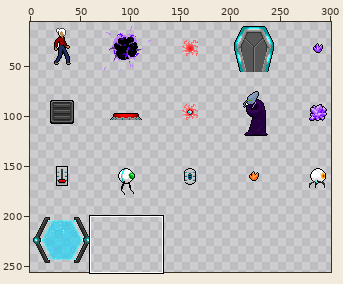
File history of a sprite sheet, map-src/objects.png. Above: a wide view before the commit, with the close-up outlined.
Close-up. Old version:
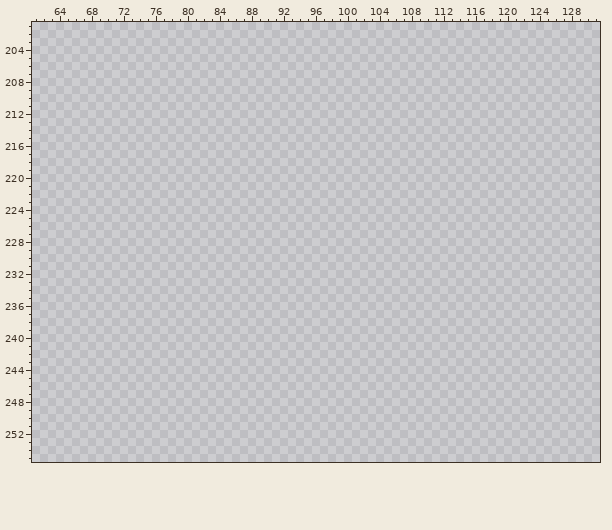
The file is 320x256 pixels. Colours within 5 levels of each other are drawn and written as one. Shown: x 61..131, y 201..255. The wide view leaves out empty margins.
Palette (. is transparent): 
Pixels before (only the part around the change), first column x 61:
202 .......................................................................
203 .......................................................................
204 .......................................................................
205 .......................................................................
206 .......................................................................
207 .......................................................................
208 .......................................................................
209 .......................................................................
210 .......................................................................
211 .......................................................................
212 .......................................................................
213 .......................................................................
214 .......................................................................
215 .......................................................................
216 .......................................................................
217 .......................................................................
218 .......................................................................
219 .......................................................................
220 .......................................................................
221 .......................................................................
222 .......................................................................
223 .......................................................................
224 .......................................................................
225 .......................................................................
226 .......................................................................
227 .......................................................................
228 .......................................................................
229 .......................................................................
230 .......................................................................
231 .......................................................................
232 .......................................................................
233 .......................................................................
234 .......................................................................
235 .......................................................................
236 .......................................................................
237 .......................................................................
238 .......................................................................
239 .......................................................................
240 .......................................................................
241 .......................................................................
242 .......................................................................
243 .......................................................................
244 .......................................................................
245 .......................................................................
246 .......................................................................
247 .......................................................................
248 .......................................................................
249 .......................................................................
250 .......................................................................
251 .......................................................................
252 .......................................................................
253 .......................................................................
254 .......................................................................
255 .......................................................................
After:
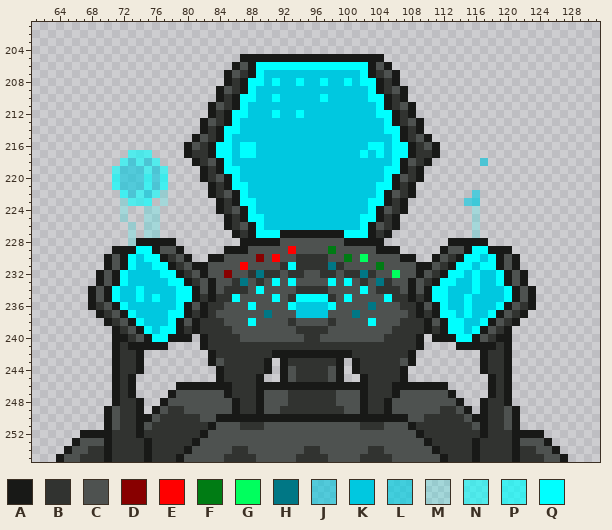
Colours new in this view: A #181917  B #313330  C #4e5250  D #880000  E #ff0000  F #007c14  G #00ff5e  H #007785  J #00c8e099  K #00c8e0  L #00cee3ad  M #00ffff33  N #00ffff99  P #00ffffad  Q #00ffff
Diff:
Changed rows in their new state; - is an unchanged pixel.
first column x 64:
205 -----------------------AAAAAAAAAAAAAAAAAA-----------------------
206 ----------------------ACAQQQQQQQQQQQQQQACA----------------------
207 ---------------------ACBAQKKKKKKKKKKKKQABCA---------------------
208 ---------------------ABAQQKQKKQKKQKKQKQQABA---------------------
209 --------------------ACBAQKKKKKKKKKKKKKKQABCA--------------------
210 --------------------ABAQQKKQKKKKKQKKKKKQQABA--------------------
211 -------------------ACBAQKKKKKKKKKKKKKKKKQABCA-------------------
212 -------------------ABAQQKKKQKKQKKKKKKKKKQQABA-------------------
213 ------------------ACBAQKKKKKKKKKKKKKKKKKKQABCA------------------
214 ------------------ABAQQKKKKKKKKKKKKKKKKKKQQABA------------------
215 -----------------ACBAQKKKKKKKKKKKKKKKKKKKKQABCA-----------------
216 ----------------ACBAQQKQQKKKKKKKKKKKKKKQQKQQABCA----------------
217 ---------NNN----ABBAQQKQQKKKKKKKKKKKKKQKQKQQABBA----------------
218 --------NJNJN----ABCAQKKKKKKKKKKKKKKKKKKKKQACBA------J----------
219 -------NJJJNJN----ABAQQKKKKKKKKKKKKKKKKKKQQABA------------------
220 -------PJJJPJP----ABCAQKKKKKKKKKKKKKKKKKKQACBA------------------
221 -------PJJJPJP-----ABAQQKKKKKKKKKKKKKKKKQQABA-------------------
222 --------PJNLNM-----ABCAQKKKKKKKKKKKKKKKKQACBA-------J-----------
223 --------MNNP-M------ABAQQKKKKKKKKKKKKKKQQABA-------JL-----------
224 --------M--MM-------ABCAQKKKKKKKKKKKKKKQACBA--------M-----------
225 --------M--MM--------ABAQQKKKKKKKKKKKKQQABA---------M-----------
226 ---------M-MM--------ABCAQKKKKKKKKKKKKQACBA---------M-----------
227 ---------M-MM---------ABAQQQAAAAAAAAQQQABA----------M-----------
228 ---------MAAAAA--------AAAAACCCCCCCCAAAAA--------AAAAA----------
229 -------AAAQQACCA-----AAACCCCCECCCCFCCCCCAAA-----ACCAQQAAA-------
230 ------ACAQKQQABCA--AACCCCDCECCBBBBCCFCGCCCCAA--ACBAQQKQACA------
231 ------ACAQKKQQABCAACCCCECCCCBQBBBBHBCCCCFCCCCAACBAQQKQQACA------
232 -----ACAQKKKKQQABCACCDCCBHBBCBBCCBBCBBHBCCGCCACBAQQKQKKQACA-----
233 -----ACAQKKKKKQQABCACCBHCBCQCQCCCCQCQCBCHBCCACBAQQKKQKKQACA-----
234 ----ACAQKKQKKKKQQACACBBBCQCCCCBBBBCCCCQCBBBCACAQQKKKQKKKQACA----
235 ----ACAQKKQKQKKQQABABBQCCCCQCBQQQQBCQCCCCQBBABAQQKKQKKKKQACA----
236 ----ABCAQKKKKKKQACABBCCCQCCCCQKKKKQCCCCHCCCBBACAQKKQKKKQACBA----
237 -----ABCAQKKKKQQABABCCCCCCHCCCKKKKCCCHCCCCCCBABAQQKQKKQACBA-----
238 ------ABCAQKKKQACABBBCCCQCCCCBCCCCBCCCCQCCCBBBACAQQKKQACBA------
239 -------ABCAQKQQABABBBBCCCCCCCCBBBBCCCCCCCCBBBBABAQQKQACBA-------
240 -------AABCAQQAAA-ABBBBCCCCCCCCBBCCCCCCCCBBBBA-AAAQQACBAA-------
241 -------ABAAAAA----ABBBBBBBBBBBBBBBBBBBBBBBBBBA----AAAAABA-------
242 -------ABBA--------ABBBBBBBAAAAAAAAAABBBBBBBA--------ABBA-------
243 -------ABBA--------ACBBBBBA-ABBBBBBA-ABBBBBCA--------ABBA-------
244 -------ABBA---------ABBBBBA-ACBBBBCA-ABBBBBA---------ABBA-------
245 -------ABA----------ABBBBA--ACBBBBCA--ABBBBA----------ABA-------
246 -------ABA-----AAAAAAABBBAAAAAAAAAAAAAABBBAAAAAAA-----ABA-------
247 -------ABA----ACCCCCCABBBACCCBBBBBBCCCABBBACCCCCCA----ABA-------
248 -------ABBA--ACCCCCCCCABBACCCBBBBBBCCCABBACCCCCCCCA--ABBA-------
249 ------ACBBA-ACBBCCCCCCABBACCBBBBBBBBCCABBACCCCCCBBCA-ABBCA------
250 ------ACBBAACBBBBBCCAAAAAAAAAAAAAAAAAAAAAAAACCBBBBBCAABBCA------
251 ------ACBBACBBBBBBBACCCBBBCCCCCCCCCCCCBBBCCCABBBBBBBCABBCA------
252 ---AAAABBBABBBBBBBACCCCCCCCCCCCCCCCCCCCCCCCCCABBBBBBBABBBAAAA---
253 --ACCCABBBBABBBBBACCCCCCCCCCCCCCCCCCCCCCCCCCCCABBBBBABBBBACCCA--
254 -ACCBBABBBBABBBBACCCCCBBCCCCCCCBBCCCCCCBBCCCCCCABBBBABBBBABBCCA-
255 ACCBBBABBBBABBBACCCCCBBBBCCCCCBBBBCCCCBBBBCCCCCCABBBABBBBABBBCCA
